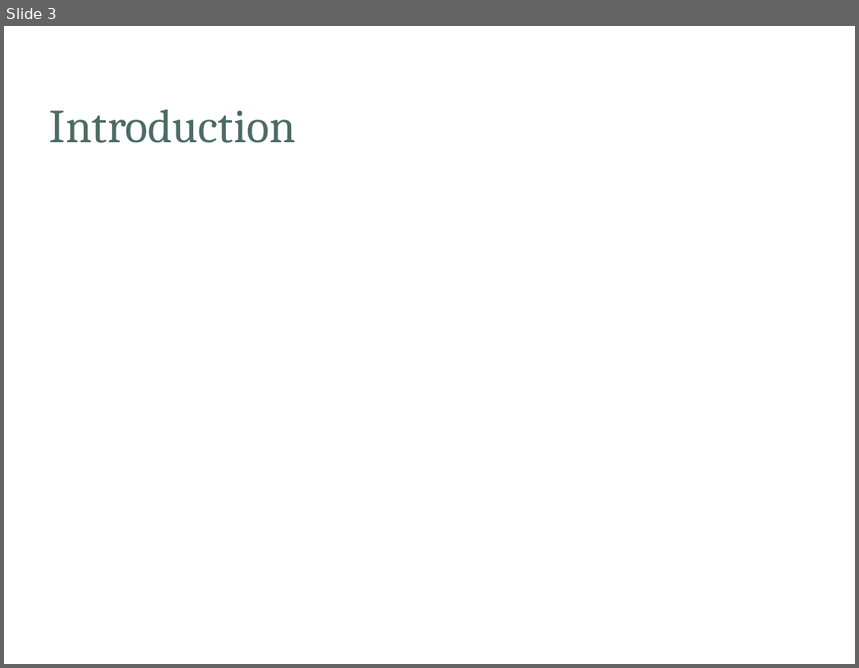
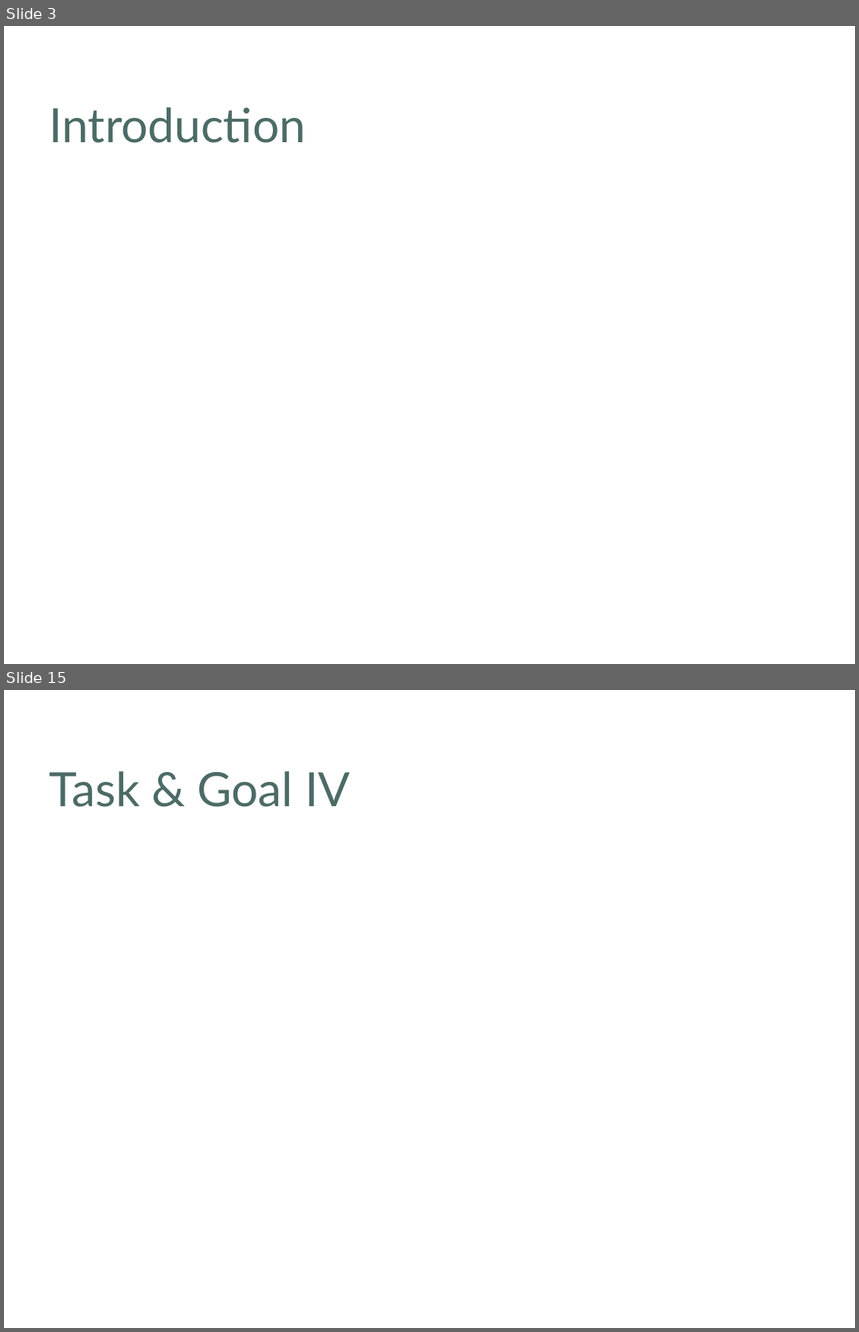
Before and after one commit to khulaifi95/ACS, a slide deck: Project/Presentation/Draft_Presentation.ppt. Shown one above the other, each under a label of ours: slide 3 before the commit, slides 3 and 15 after it; the slides between them are not shown. The pictures are 859x668 and 859x1332 pixels, drawn with LibreOffice and Linux fonts; fonts in the diff are those of the drawing; background and template pictures are left out. Boxes give left, top, right and bottom in pixels: in the first picture for what was removed or moved away, otherwise in the second. Text is boxed around its words. In the diff, an @@ line names an element or a change of style, - is before the commit and + after.

```diff
--- a/Project/Presentation/Draft_Presentation.ppt
+++ b/Project/Presentation/Draft_Presentation.ppt
@@ slide 15 added at bbox=[4, 690, 855, 1328], background picture (left out) @@
@@ title added at bbox=[50, 771, 351, 807], 40 pt, text #4C6B66 @@
+Task & Goal IV
@@ slide 3 changed as well @@
@@ title "Introduction" at bbox=[50, 107, 306, 143]: font Cambria to Lato @@
```
Also in this commit, not shown: 1 other slide changed, 18 other slides added, 1 slide removed.
